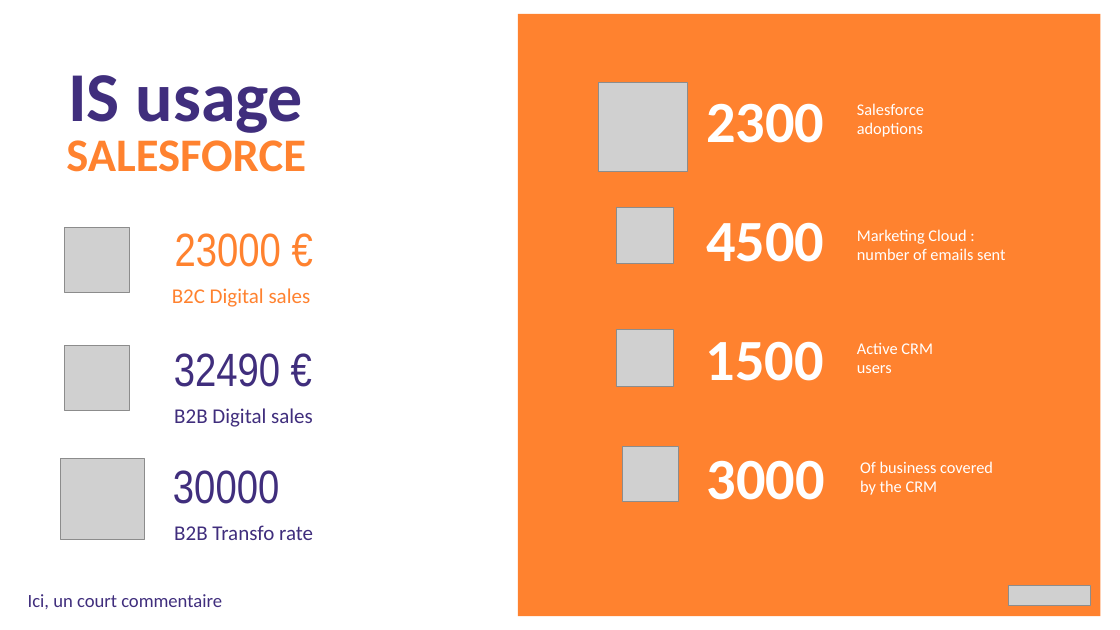
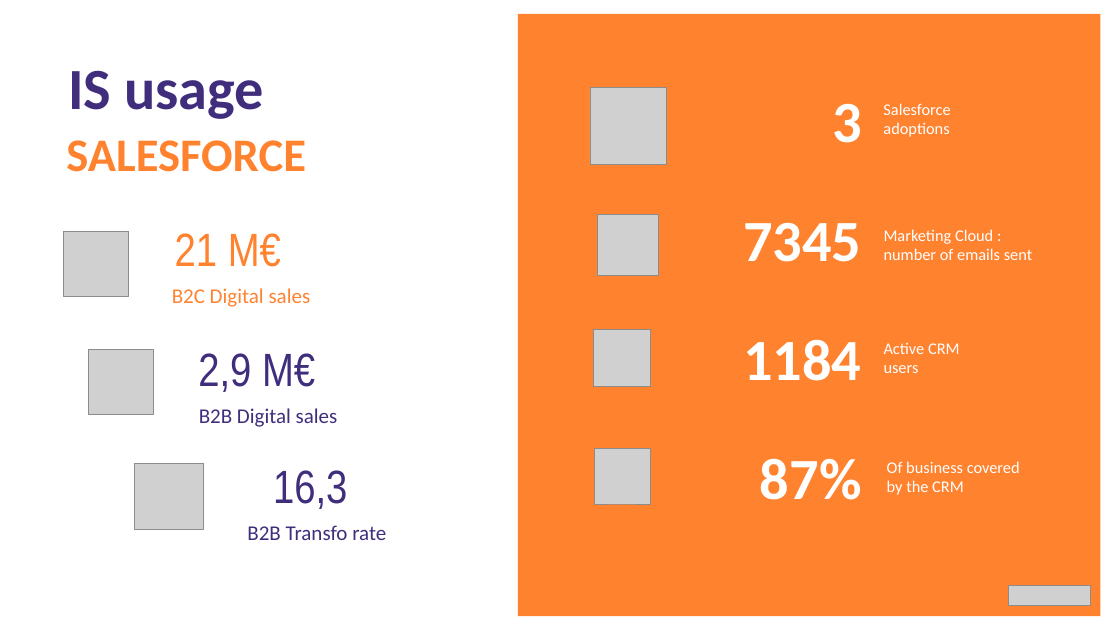
Before and after one commit to Jintus/powerpoint-generator, a slide deck: slide 11 of build/assets/KPI.pptx. Drawn at 1120x630 pixels with LibreOffice and Linux fonts; fonts in the diff are those of the drawing; grey boxes stand for pictures. Boxes give left, top, right and bottom in pixels: in the first picture for what was removed or moved away, otherwise in the second. Text is boxed around its words. In the diff, an @@ line names an element or a change of style, - is before the commit and + after.

```diff
--- a/build/assets/KPI.pptx
+++ b/build/assets/KPI.pptx
@@ text "IS usage" at (68, 70, 264, 119): size 60 to 50 pt @@
@@ picture: place and size @@
-picture at (599, 82, 688, 171)
+picture at (590, 87, 666, 164)
@@ text at (832, 103, 862, 143): text changed @@
-2300
+3
@@ picture: place and size @@
-picture at (65, 227, 129, 292)
+picture at (64, 231, 129, 296)
@@ text at (175, 233, 281, 267): text changed @@
-23000 €
+21 M€
@@ picture: place and size @@
-picture at (617, 208, 674, 265)
+picture at (598, 214, 659, 275)
@@ text at (743, 222, 861, 262): text changed @@
-4500
+7345
@@ picture: place and size @@
-picture at (617, 329, 674, 386)
+picture at (594, 329, 651, 386)
@@ picture: place and size @@
-picture at (65, 345, 129, 410)
+picture at (88, 350, 153, 414)
@@ text at (198, 353, 315, 392): text changed @@
-32490 €
+2,9 M€
@@ text at (743, 339, 861, 381): text changed @@
-1500
+1184
@@ picture: place and size @@
-picture at (623, 446, 680, 502)
+picture at (594, 449, 651, 504)
@@ picture: place and size @@
-picture at (60, 459, 145, 539)
+picture at (135, 464, 204, 530)
@@ text at (273, 470, 347, 509): text changed @@
-30000
+16,3
@@ text at (760, 458, 862, 500): text changed @@
-3000
+87%
@@ 5 texts: place and size @@
-5 texts at (174, 103, 1005, 495)
+5 texts at (199, 103, 1032, 495)
@@ text "B2B Transfo rate": place and size @@
-text "B2B Transfo rate" at (174, 525, 313, 540)
+text "B2B Transfo rate" at (247, 525, 386, 540)
@@ text removed at (28, 594, 222, 609) @@
-Ici, un court commentaire
```
Also in this commit, not shown: 11 other slides changed, 1 slide added, 12 other files.
